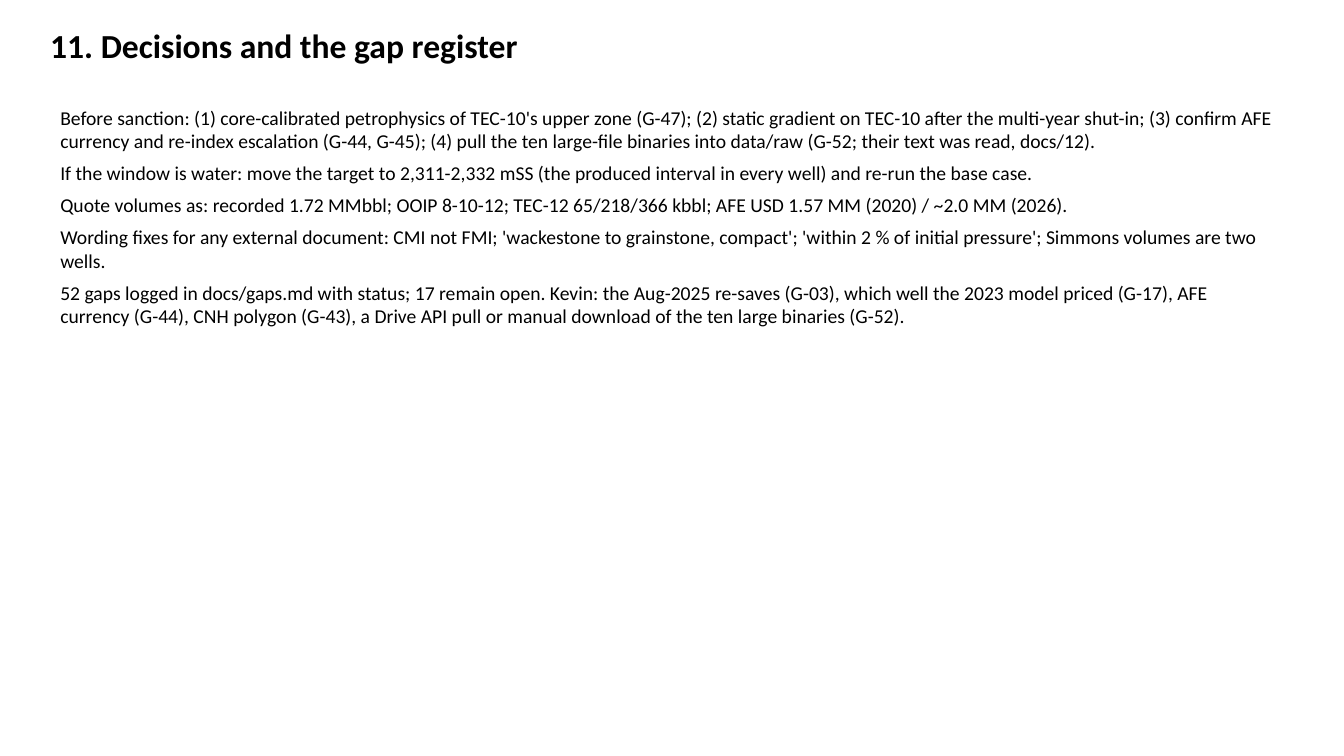
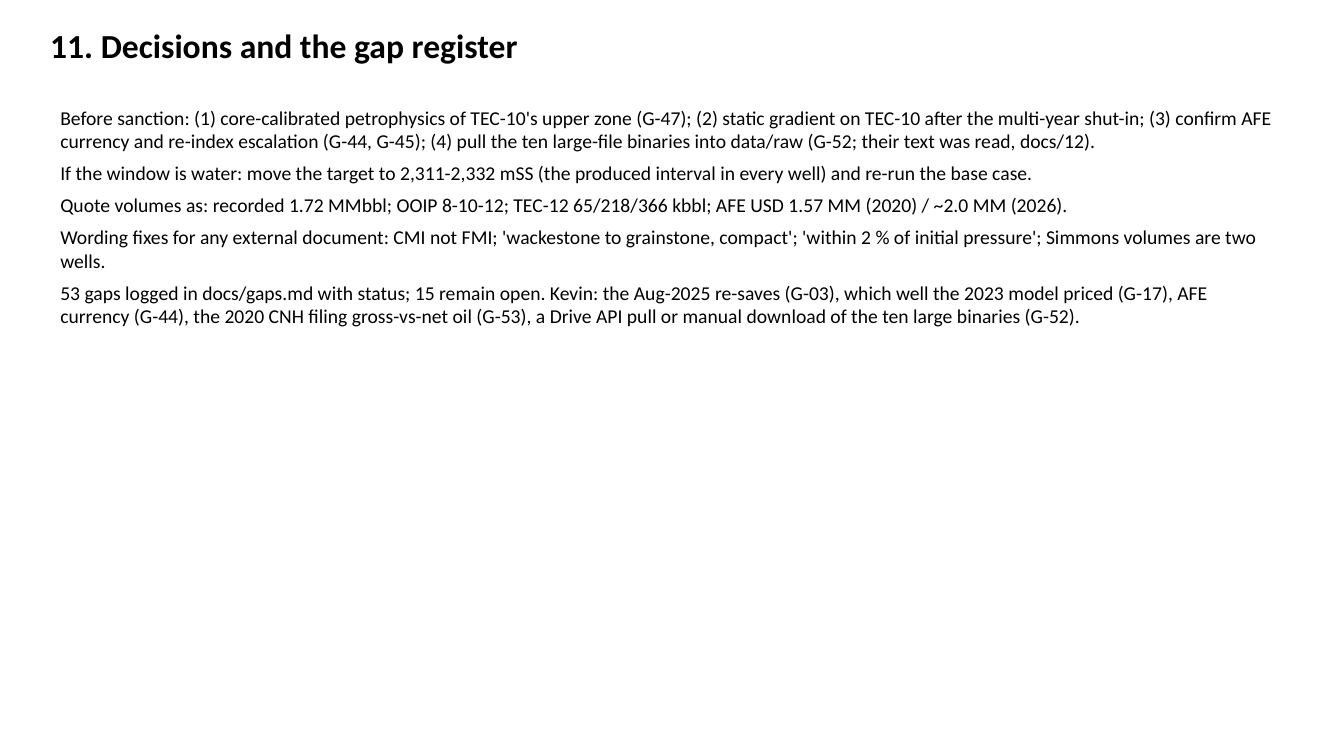
Before and after one commit to gunner1976/git_practice, a slide deck: slide 12 of docs/Tecolutla_TEC12_Handover.pptx. Drawn at 1344x756 pixels with LibreOffice and Linux fonts; fonts in the diff are those of the drawing. Boxes give left, top, right and bottom in pixels: in the first picture for what was removed or moved away, otherwise in the second. Text is boxed around its words. In the diff, an @@ line names an element or a change of style, - is before the commit and + after.

```diff
--- a/docs/Tecolutla_TEC12_Handover.pptx
+++ b/docs/Tecolutla_TEC12_Handover.pptx
@@ text at [60,286,1207,327]: text changed @@
-52 gaps logged in docs/gaps.md with status; 17 remain open. Kevin: the Aug-2025 re-saves (G-03), which well the 2023 model priced (G-17), AFE currency (G-44), CNH polygon (G-43), a Drive API pull or manual download of the ten large binaries (G-52).
+53 gaps logged in docs/gaps.md with status; 15 remain open. Kevin: the Aug-2025 re-saves (G-03), which well the 2023 model priced (G-17), AFE currency (G-44), the 2020 CNH filing gross-vs-net oil (G-53), a Drive API pull or manual download of the ten large binaries (G-52).
```
Also in this commit, not shown: 22 other files.
